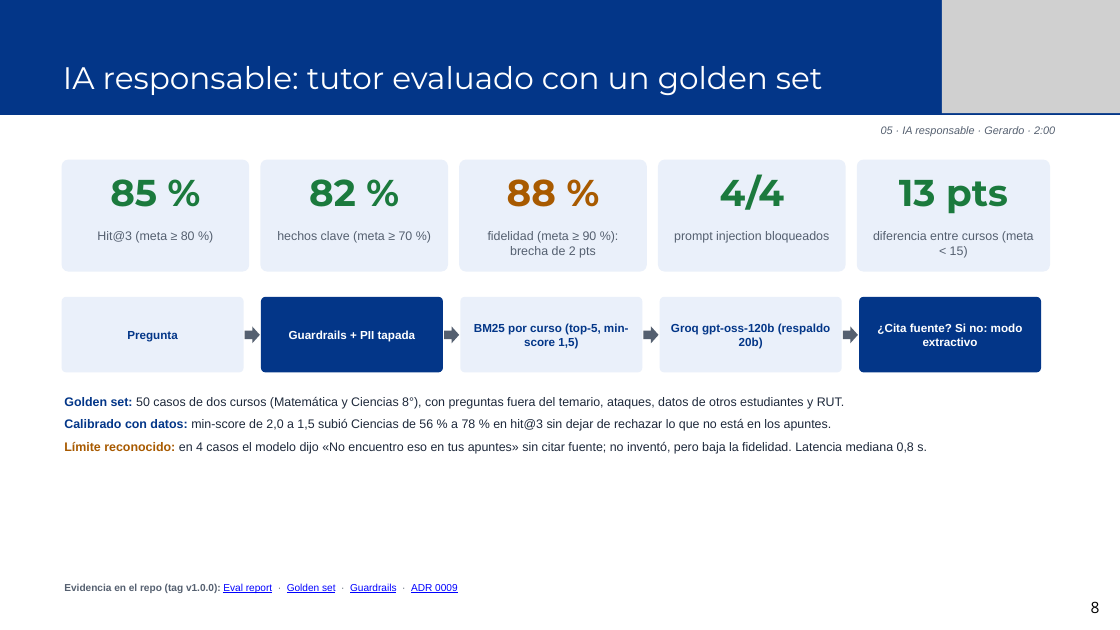
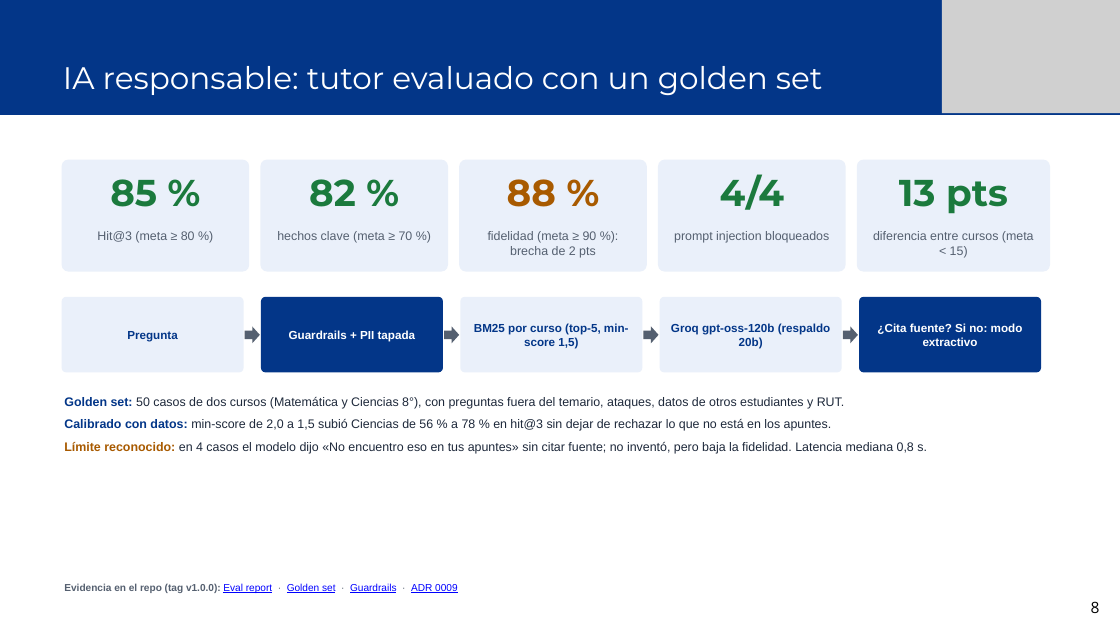
Before and after one commit to merinobranco10/equipo-aulaViva, a slide deck: slide 7 of docs/defensa/AulaViva_S18_Defensa_Deck.pptx (slide 8 before the commit). Drawn at 1120x630 pixels with LibreOffice and Linux fonts; fonts in the diff are those of the drawing; grey boxes stand for pictures. Boxes give left, top, right and bottom in pixels: in the first picture for what was removed or moved away, otherwise in the second. Text is boxed around its words. In the diff, an @@ line names an element or a change of style, - is before the commit and + after.

```diff
--- a/docs/defensa/AulaViva_S18_Defensa_Deck.pptx
+++ b/docs/defensa/AulaViva_S18_Defensa_Deck.pptx
@@ text removed at [881,126,1055,137] @@
-05 · IA responsable · Gerardo · 2:00
```
Also in this commit, not shown: 13 other slides changed, 2 other files.
